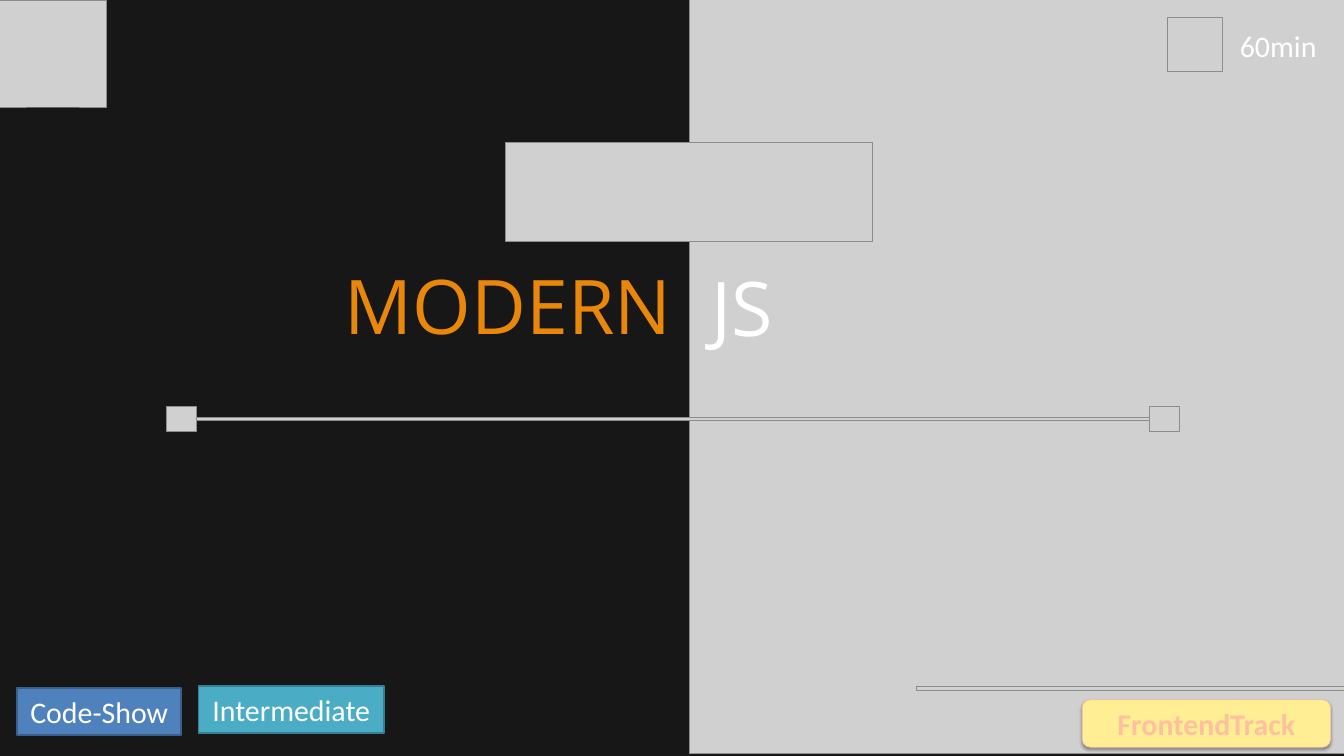
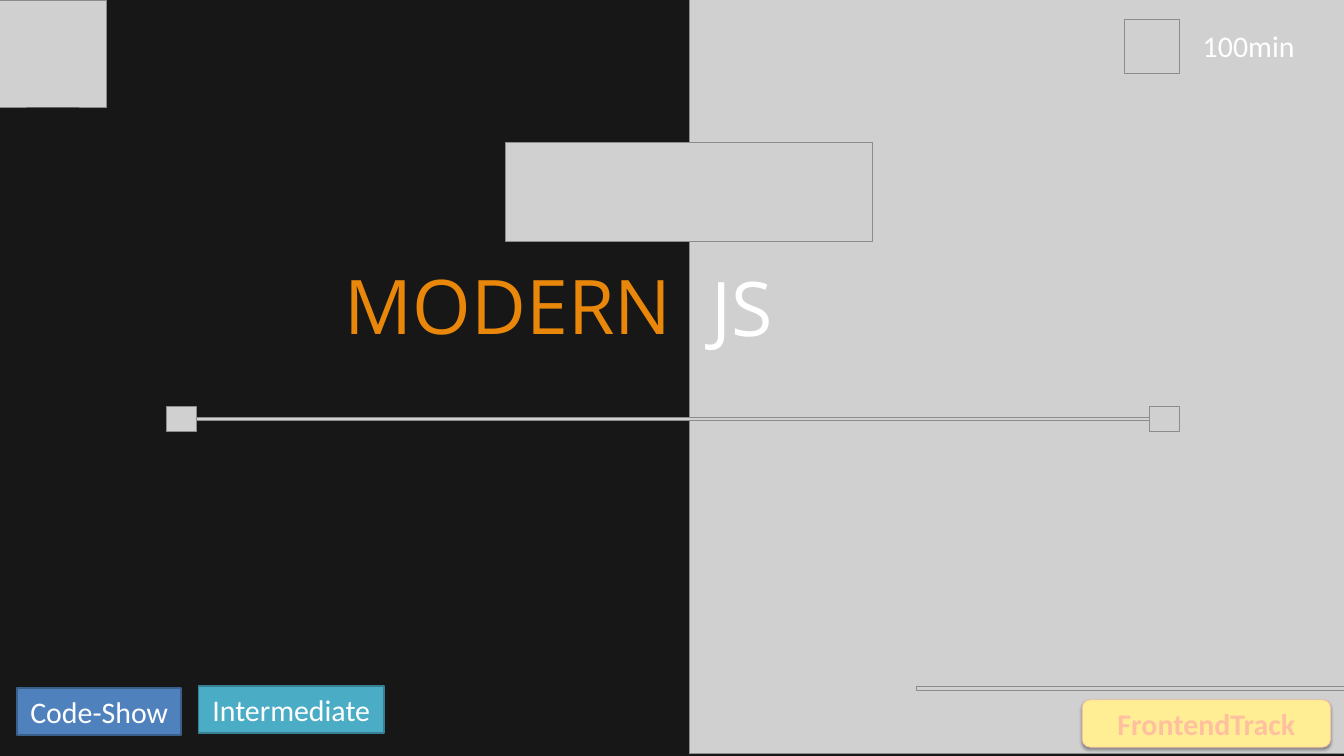
Before and after one commit to itenium-be/ModernJS, a slide deck: slide 1 of ModernJS.pptx. Drawn at 1344x756 pixels with LibreOffice and Linux fonts; fonts in the diff are those of the drawing; grey boxes stand for pictures. Boxes give left, top, right and bottom in pixels: in the first picture for what was removed or moved away, otherwise in the second. Text is boxed around its words. In the diff, an @@ line names an element or a change of style, - is before the commit and + after.

Commit message:
pptx: fix time

```diff
--- a/ModernJS.pptx
+++ b/ModernJS.pptx
@@ picture: place and size @@
-picture at box(1168, 17, 1222, 71)
+picture at box(1125, 19, 1179, 73)
@@ text at box(1203, 37, 1295, 57): text changed @@
-60min
+100min
```
